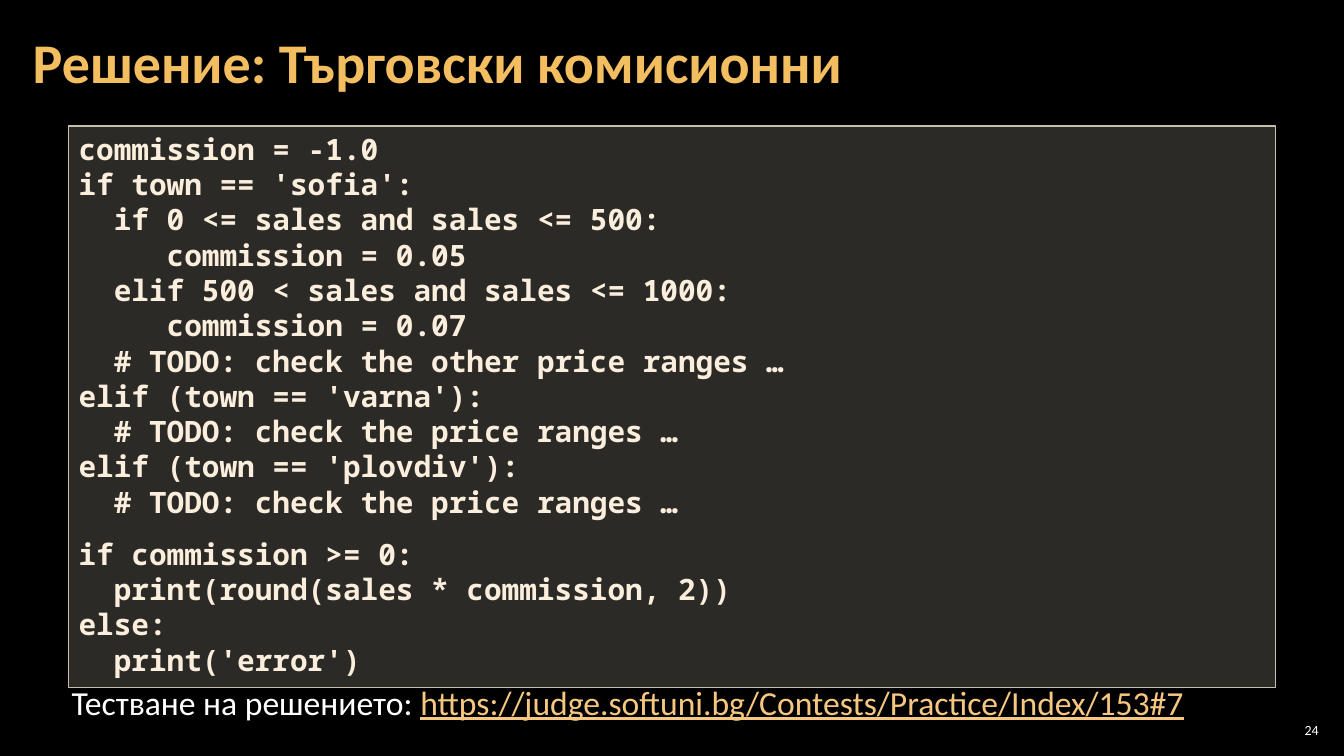
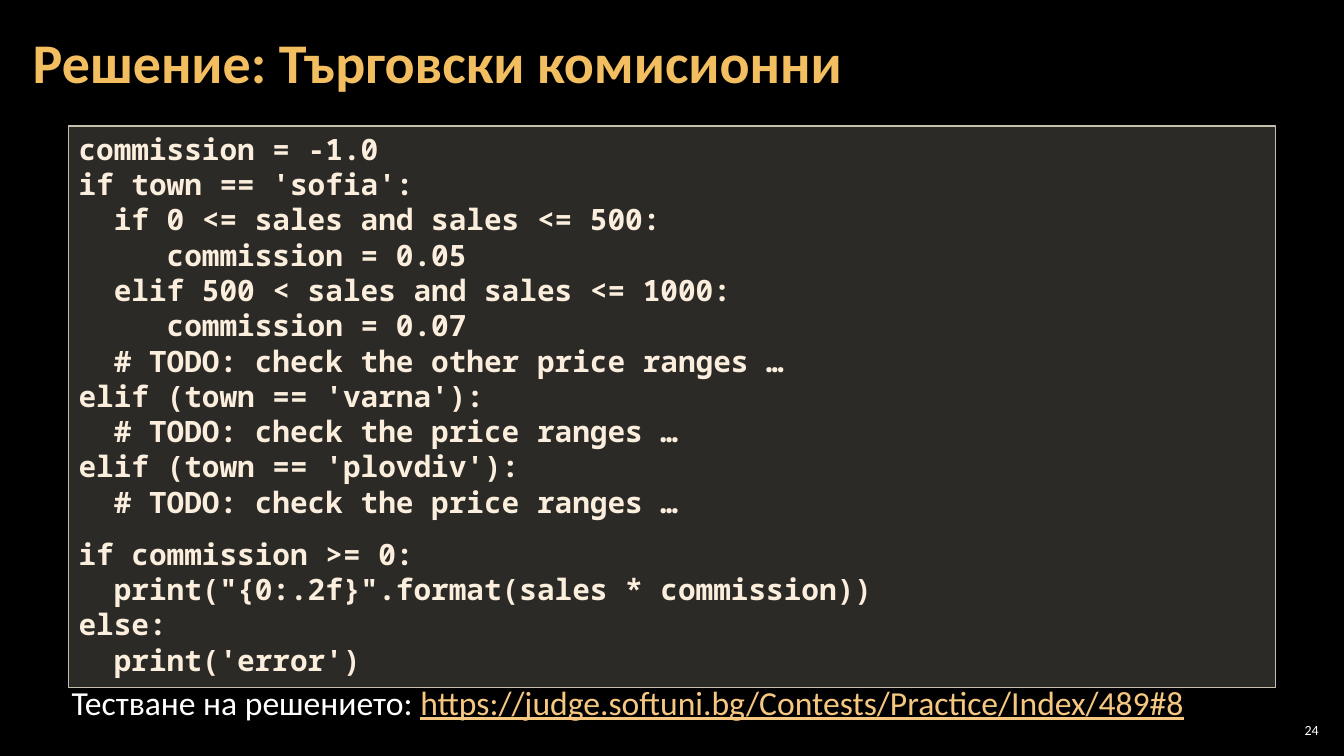
Before and after one commit to Software-University/Python-Basics, a slide deck: slide 24 of 4. Complex-Conditions/4. Complex-Conditions.pptx. Drawn at 1344x756 pixels with LibreOffice and Linux fonts; fonts in the diff are those of the drawing; background and template pictures are left out. Boxes give left, top, right and bottom in pixels: in the first picture for what was removed or moved away, otherwise in the second. Text is boxed around its words. In the diff, an @@ line names an element or a change of style, - is before the commit and + after.

```diff
--- a/4. Complex-Conditions/4. Complex-Conditions.pptx
+++ b/4. Complex-Conditions/4. Complex-Conditions.pptx
@@ text in rectangle at (x1=114, y1=577, x2=872, y2=607): text changed @@
-print(round(sales * commission, 2))
+print("{0:.2f}".format(sales * commission))
@@ text at (x1=72, y1=687, x2=1183, y2=721): text changed @@
-Тестване на решението: https://judge.softuni.bg/Contests/Practice/Index/153#7
+Тестване на решението: https://judge.softuni.bg/Contests/Practice/Index/489#8
```
Also in this commit, not shown: 9 other slides changed, 10 other files.
